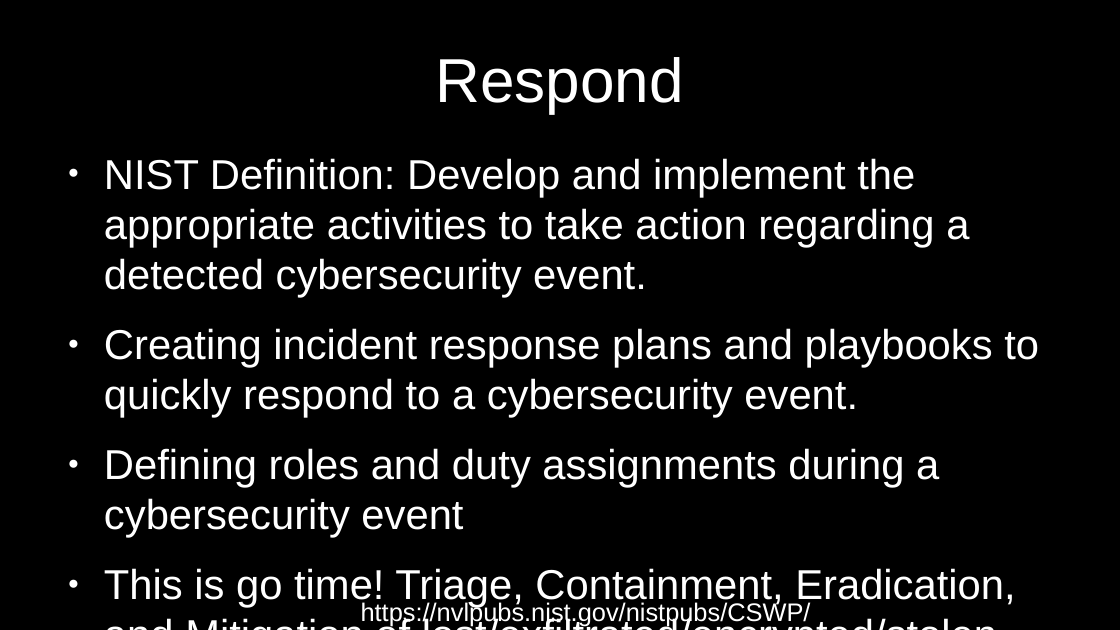
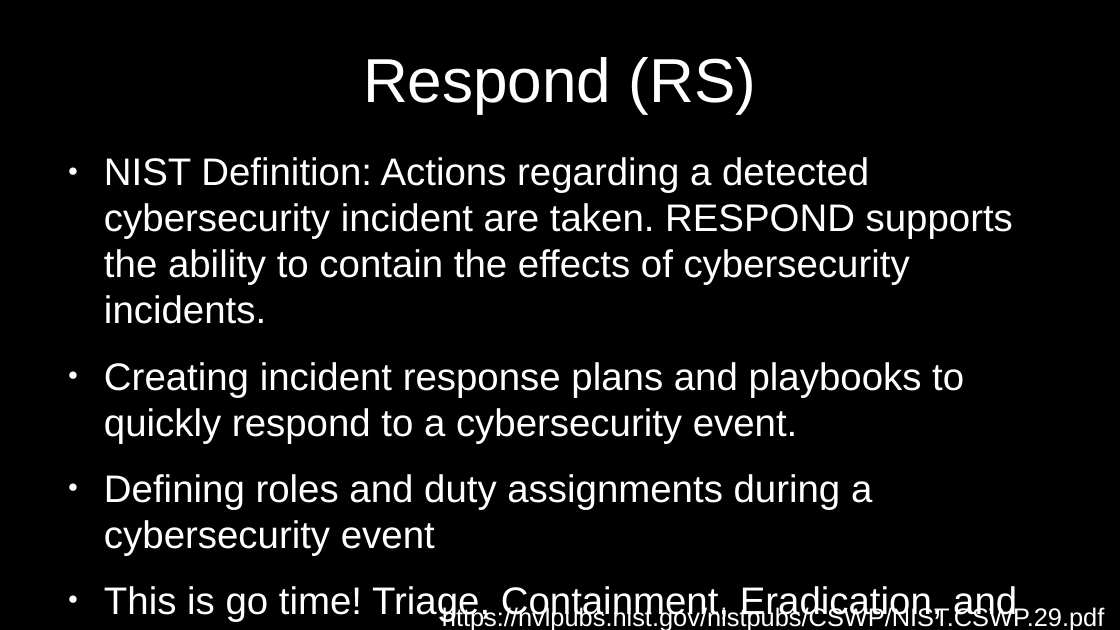
Before and after one commit to RealSeraphina/Super_Cool_Links_By_Sera, a slide deck: slide 9 of Slide-Decks/7_9_7_10_Identify.odp (slide 8 before the commit). Drawn at 1120x630 pixels with LibreOffice and Linux fonts; fonts in the diff are those of the drawing. Boxes give left, top, right and bottom in pixels: in the first picture for what was removed or moved away, otherwise in the second. Text is boxed around its words. In the diff, an @@ line names an element or a change of style, - is before the commit and + after.

Commit message:
Add files via upload
Changes made in regards to NIST CSF 2.0 release

```diff
--- a/Slide-Decks/7_9_7_10_Identify.odp
+++ b/Slide-Decks/7_9_7_10_Identify.odp
@@ title at <box>363,57,757,113</box>: text changed @@
-Respond
+Respond (RS)
@@ text at <box>104,157,1013,324</box>: text changed; size 29.6 to 27.2 pt @@
-● NIST Definition: Develop and implement the appropriate activities to take action regarding a detected cybersecurity event.
+● NIST Definition: Actions regarding a detected cybersecurity incident are taken. RESPOND supports the ability to contain the effects of cybersecurity incidents.
@@ text at <box>104,362,1017,621</box>: size 29.6 to 27.2 pt in "Creating incident response plans and playbooks to ...", "Defining roles and duty assignments during a ...", "This is go time! Triage, Containment, Eradication, ..." @@
@@ text at <box>442,606,1104,630</box>: text changed @@
-https://nvlpubs.nist.gov/nistpubs/CSWP/NIST.CSWP.04162018.pdf
+https://nvlpubs.nist.gov/nistpubs/CSWP/NIST.CSWP.29.pdf
```
Also in this commit, not shown: 6 other slides changed, 2 slides added, 4 other files.
